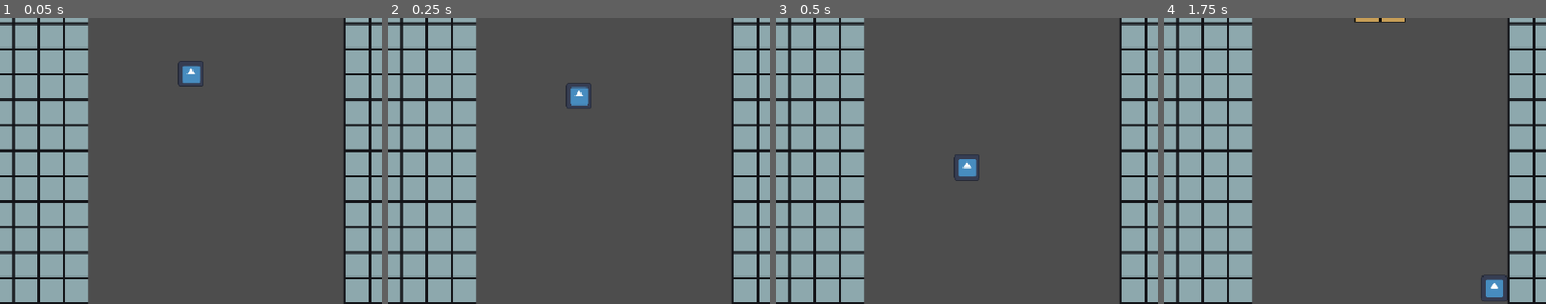
Above: before the commit, frames 1-4 (left to right).
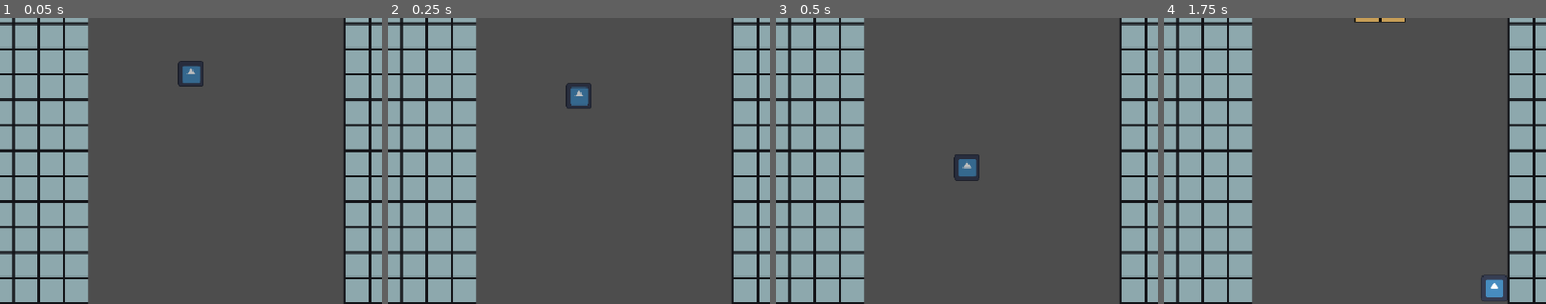
Above: after the commit, the same moments.

Repository: Lochi-dot-JPEG/twistris
Game: Godot game, scene res://locations/main.tscn
Two runs of this game, one before a commit and one after it. Both use one fixed random seed, a clock stepped at 60 frames per second and the inputs below. The engine's default icon, where the game draws it, is replaced by a stand-in: a white triangle on a blue panel in a dark square.
Inputs:
- Up to frame 1 (0.05 s): no input
- Up to frame 2 (0.25 s): no input
- Up to frame 3 (0.5 s): no input
- Up to frame 4 (1.75 s): hold Z (switch) 0.53-1.28 s; hold D (right) from 0.53 s (still down); tap W (jump) at 0.77, 1.52 s; tap 1 at 1.35 s
The pictures show only the part of the screen within x 22-72%, y 40-90%; the shares and areas given below are measured in that part.

The runs differ from the first frame. In frame 1, 0.3% of the frame differs, in the area x 47-53%, y 16-23%; in frame 2, 0.3%, in the area x 47-53%, y 24-31%; in frame 3, 0.3%; in frame 4, nothing differs.

Commit message:
feat: srs rotation

Diff:
--- a/entities/tetromino/tetromino.gd
+++ b/entities/tetromino/tetromino.gd
@@ -19,6 +19,24 @@
 	Color("#cd5454"),
 	Color("#a8ca85")
 	]
+const WALL_KICK_CHECKS = [
+#0->1
+	[ Vector2( 0, 0), Vector2(-1, 0), Vector2(-1,+1), Vector2( 0,-2), Vector2(-1,-2) ],
+#1->0
+	[ Vector2( 0, 0), Vector2(+1, 0), Vector2(+1,-1), Vector2( 0,+2), Vector2(+1,+2) ],
+#1->2
+	[ Vector2( 0, 0), Vector2(+1, 0), Vector2(+1,-1), Vector2( 0,+2), Vector2(+1,+2) ],
+#2->1
+	[ Vector2( 0, 0), Vector2(-1, 0), Vector2(-1,+1), Vector2( 0,-2), Vector2(-1,-2) ],
+#2->3
+	[ Vector2( 0, 0), Vector2(+1, 0), Vector2(+1,+1), Vector2( 0,-2), Vector2(+1,-2) ],
+#3->2
+	[ Vector2( 0, 0), Vector2(-1, 0), Vector2(-1,-1), Vector2( 0,+2), Vector2(-1,+2) ],
+#3->0
+	[ Vector2( 0, 0), Vector2(-1, 0), Vector2(-1,-1), Vector2( 0,+2), Vector2(-1,+2) ],
+#0->3
+	[ Vector2( 0, 0), Vector2(+1, 0), Vector2(+1,+1), Vector2( 0,-2), Vector2(+1,-2) ],
+]
 
 const BLOCK_POSITIONS = [
 	# Line
@@ -135,9 +153,17 @@
 		blocks[i].position.y = pos[1] * 32
 
 func _can_move_direction(dir: Vector2) -> bool:
+	var query = PhysicsPointQueryParameters2D.new()
+	query.collision_mask = 2
+	query.collide_with_bodies = true
 	for i in blocks:
-		var col : KinematicCollision2D= i.move_and_collide(dir * 32, true)
-		if col != null && col.get_collider() != null:
+		query.position = i.global_position + dir*32 + Vector2(10,10)
+		print(query.position)
+
+		var col = get_world_2d().direct_space_state.intersect_point(query, 1)
+
+		if col.size() != 0:
+			print(col[0]["collider"])
 			return false
 	return true
 
@@ -146,9 +172,7 @@
 	since_last_drop += delta * 5
 	var drop_time = clampf(Time.get_ticks_msec() - start_time,0,MAX_TIME_AFFECT) / 1000.0
 	var speed = clamp((DROP_TIME - drop_time * TIME_DROP_INCREASE), 0.1, DROP_TIME)
-	print(speed)
 	while since_last_drop > speed:
-		print("loops")
 
 		var can_move = _can_move_direction(Vector2(0,1))
 
@@ -166,12 +190,7 @@
 			if _can_move_direction(Vector2(-1,0)):
 				position.x -= 32
 		if Input.is_action_just_pressed("rotate"):
-			piece_rotation += 1
-			while piece_rotation < 0:
-				piece_rotation += 4
-			while piece_rotation > 3:
-				piece_rotation -= 4
-			_load_rotation()
+			_rotate(1)
 
 	if OS.is_debug_build():
 		if Input.is_key_pressed(KEY_1):
@@ -188,3 +207,59 @@
 			_load_block(6)
 		if Input.is_key_pressed(KEY_7):
 			_load_block(0)
+
+
+func _rotate(amount := 1):
+	var kicks
+#0->1
+	if piece_rotation == 0 && amount == 1:
+		kicks = WALL_KICK_CHECKS[0]
+#1->0
+	elif piece_rotation == 1 && amount == -1:
+		kicks = WALL_KICK_CHECKS[1]
+#1->2
+	elif piece_rotation == 1 && amount == 1:
+		kicks = WALL_KICK_CHECKS[2]
+#2->1
+	elif piece_rotation == 2 && amount == -1:
+		kicks = WALL_KICK_CHECKS[3]
+#2->3
+	elif piece_rotation == 2 && amount == 1:
+		kicks = WALL_KICK_CHECKS[4]
+#3->2
+	elif piece_rotation == 3 && amount == -1:
+		kicks = WALL_KICK_CHECKS[5]
+#3->0
+	elif piece_rotation == 3 && amount == 1:
+		kicks = WALL_KICK_CHECKS[6]
+#0->3
+	elif piece_rotation == 0 && amount == -1:
+		kicks = WALL_KICK_CHECKS[7]
+	else:
+		kicks = WALL_KICK_CHECKS[0]
+
+	piece_rotation += amount
+	while piece_rotation < 0:
+		piece_rotation += 4
+	while piece_rotation > 3:
+		piece_rotation -= 4
+	_load_rotation()
+	var can_move = false
+
+	# Check each kick position if free
+	for kick in kicks:
+		can_move = _can_move_direction(kick)
+		print(kick)
+		if can_move:
+			position += kick * 32
+			print("kicked " + str(kick))
+			break
+
+	# If nothing is possible, unrotate
+	if not can_move:
+		piece_rotation -= amount
+		while piece_rotation < 0:
+			piece_rotation += 4
+		while piece_rotation > 3:
+			piece_rotation -= 4
+		_load_rotation()
--- a/locations/board/board.gd
+++ b/locations/board/board.gd
@@ -16,12 +16,15 @@
 	tetromino.start_time = Time.get_ticks_msec()
 	tetromino.grounded.connect(_lock_tetromino)
 	tetromino._load_block(randi() % 7)
+	player.active = false
+	tetromino.active = true
 
 func _lock_tetromino():
 	for block in tetromino.blocks:
 		var pos = block.global_position
 		var copy = block.duplicate()
 		add_child(copy)
+		copy.collision_layer = 2
 		copy.global_position = pos
 	tetromino.position = Vector2(-16, -368)
 	tetromino._load_block(randi() % 7)
